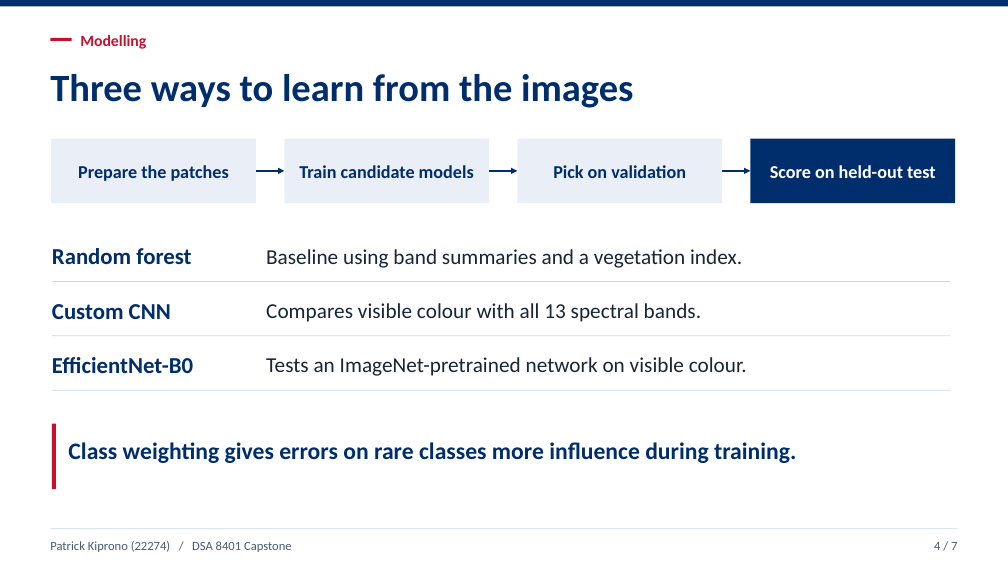
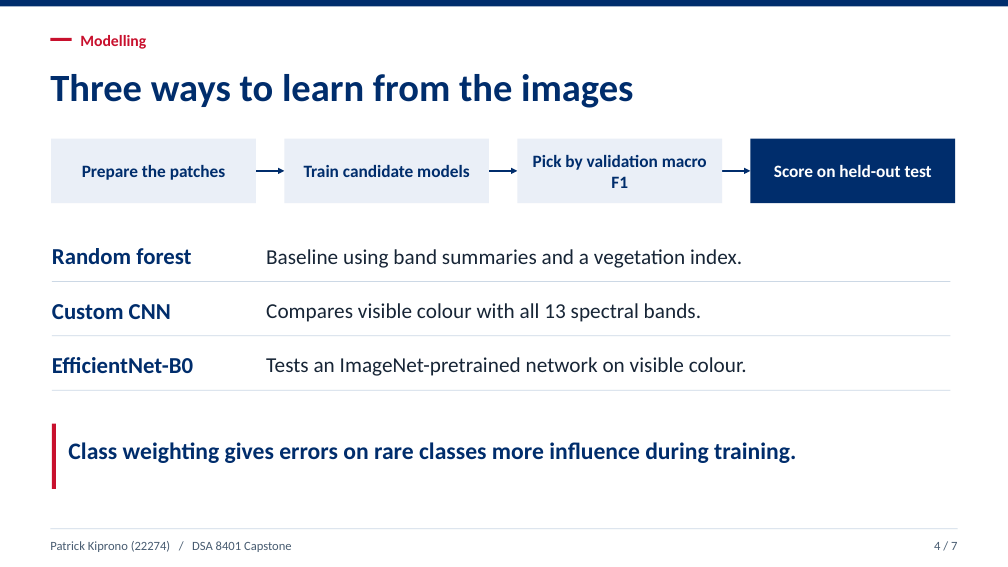
Before and after one commit to kipronopato/EuroSAT_LULC_Capstone, a slide deck: slide 4 of deliverables/EuroSAT_Capstone_5_Minute_Presentation.pptx. Drawn at 1008x567 pixels with LibreOffice and Linux fonts; fonts in the diff are those of the drawing. Boxes give left, top, right and bottom in pixels: in the first picture for what was removed or moved away, otherwise in the second. Text is boxed around its words. In the diff, an @@ line names an element or a change of style, - is before the commit and + after.

```diff
--- a/deliverables/EuroSAT_Capstone_5_Minute_Presentation.pptx
+++ b/deliverables/EuroSAT_Capstone_5_Minute_Presentation.pptx
@@ size 17.2 to 16.5 pt in 3 elements at [82, 165, 225, 180], [304, 165, 469, 177], [774, 165, 932, 177] @@
@@ text at [533, 155, 707, 188]: text changed; size 17.2 to 16.5 pt @@
-Pick on validation
+Pick by validation macro F1
```
Also in this commit, not shown: 3 other slides changed.
